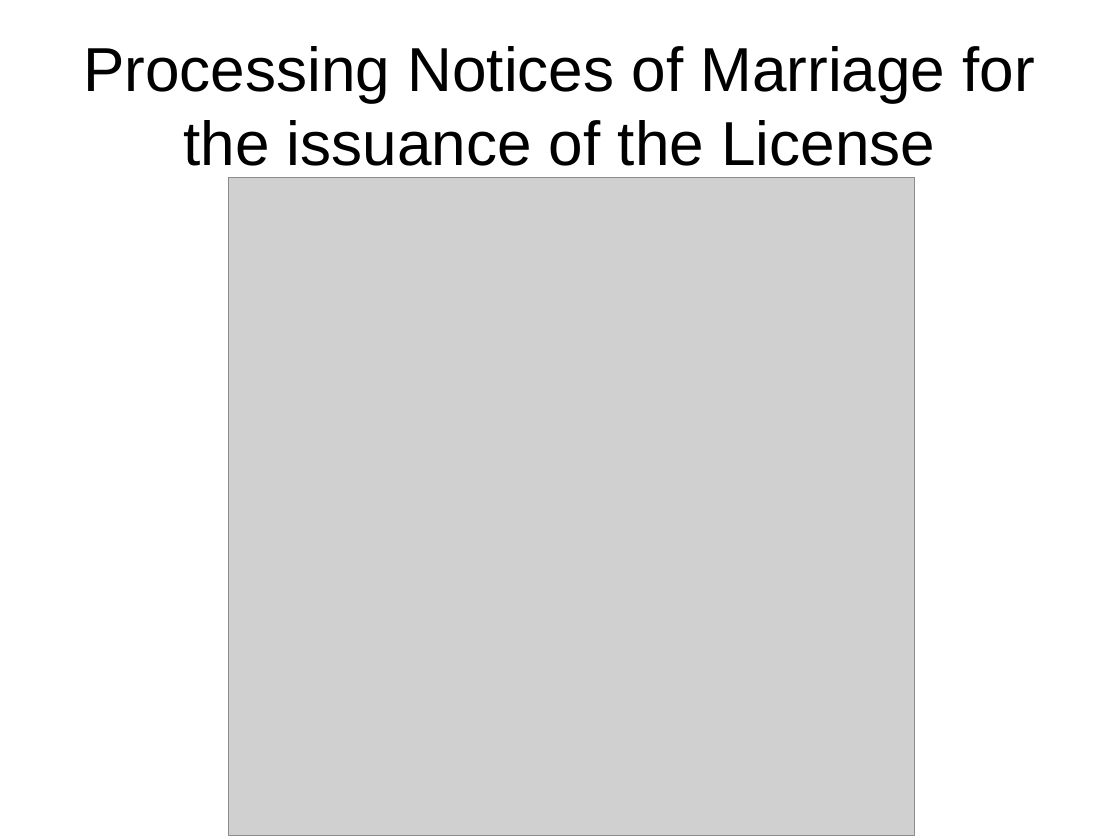
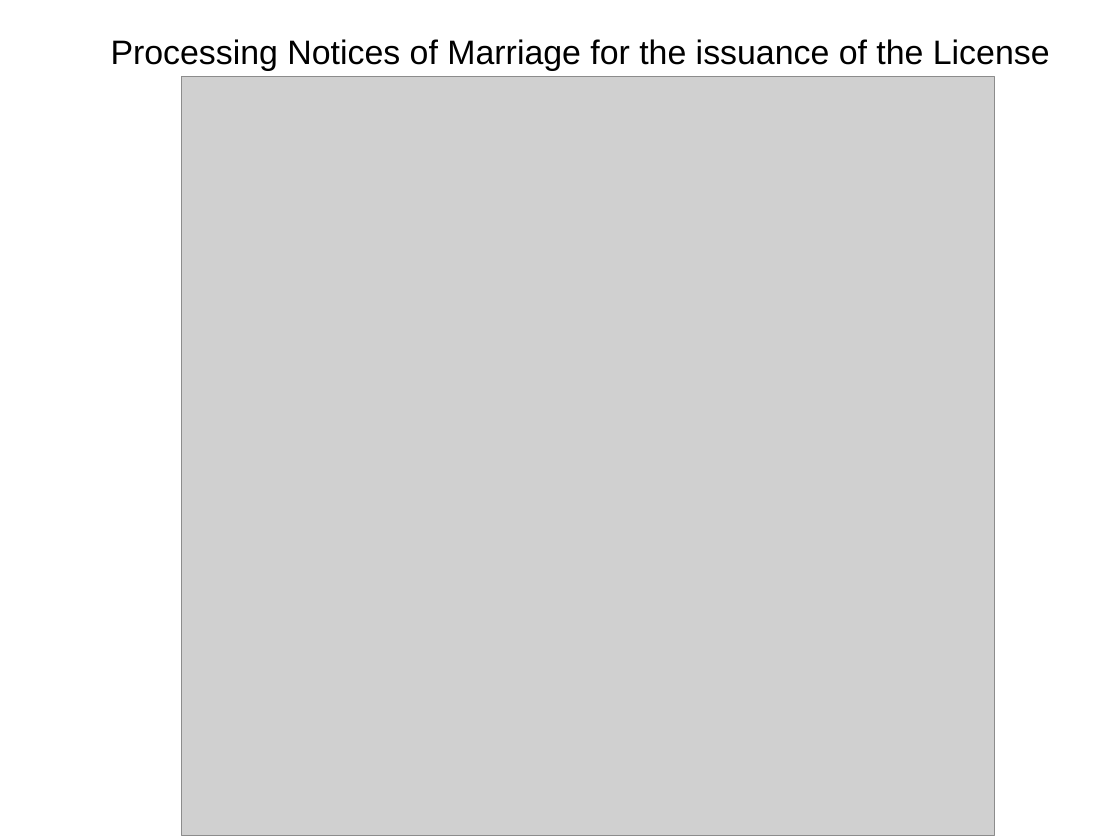
Before and after one commit to pradeepy2kg/pradeepy2kg-adsfasdf, a slide deck: slide 5 of docs/Marriages/ReEngineering/Marriage-Registration-Re-Engineering.odp. Drawn at 1120x840 pixels with LibreOffice and Linux fonts; fonts in the diff are those of the drawing; grey boxes stand for pictures. Boxes give left, top, right and bottom in pixels: in the first picture for what was removed or moved away, otherwise in the second. Text is boxed around its words. In the diff, an @@ line names an element or a change of style, - is before the commit and + after.

```diff
--- a/docs/Marriages/ReEngineering/Marriage-Registration-Re-Engineering.odp
+++ b/docs/Marriages/ReEngineering/Marriage-Registration-Re-Engineering.odp
@@ title "Processing Notices of Marriage for ...": place and size @@
-title "Processing Notices of Marriage for ..." at [83,46,1035,166]
+title "Processing Notices of Marriage for ..." at [111,39,1050,71]
@@ title "Processing Notices of Marriage for ..." at [111,39,1050,71]: size 44 to 24 pt @@
@@ picture: place and size @@
-picture at [229,178,915,835]
+picture at [182,76,995,835]
```
Also in this commit, not shown: 4 other slides changed, 2 slides added.
